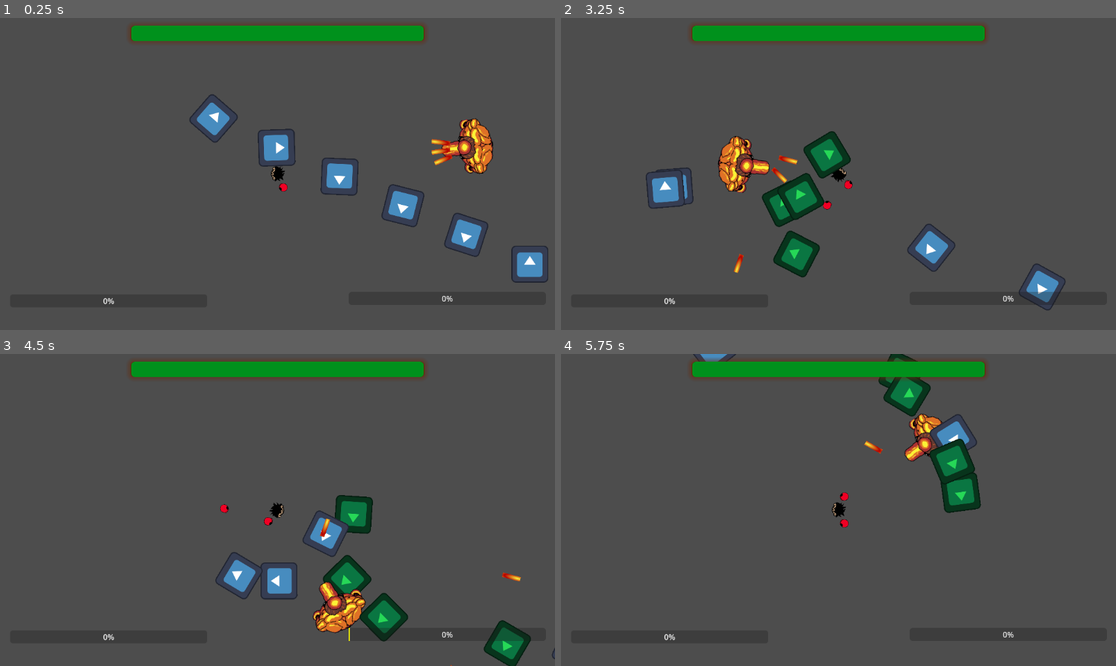
Above: before the commit, frames 1-4 (two rows, left to right).
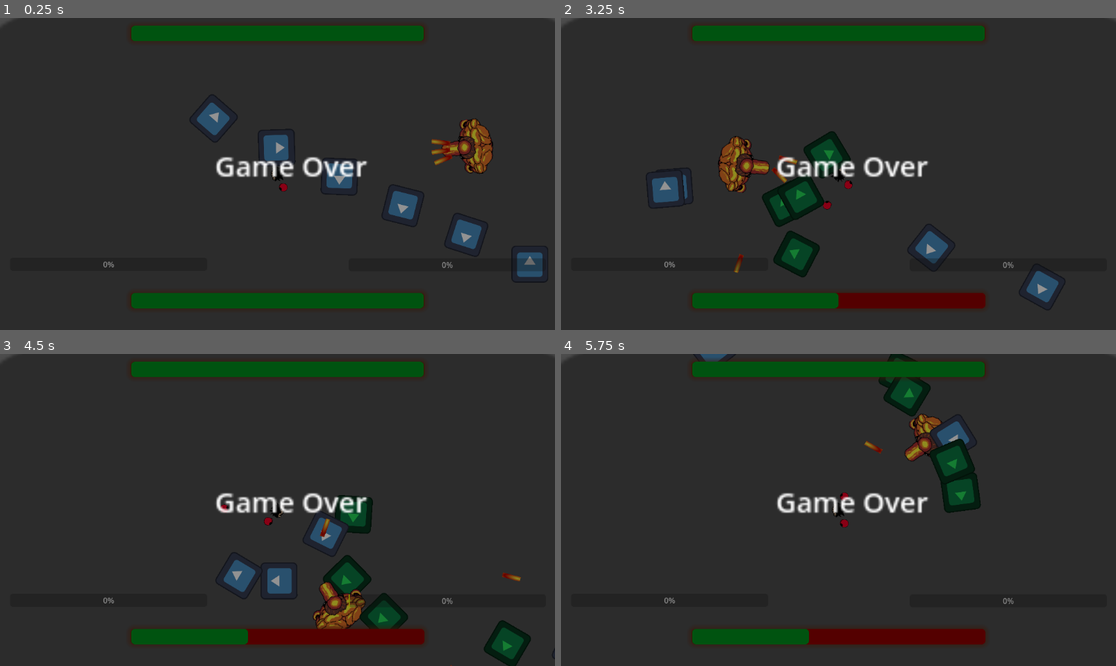
Above: after the commit, the same moments.

Repository: czarekdupa/BigMode-Game
Game: Godot game, scene res://Levels/Czarek_Test_Level.tscn
Two runs of this game, one before a commit and one after it. Both use one fixed random seed, a clock stepped at 60 frames per second and the inputs below. The engine's default icon, where the game draws it, is replaced by a stand-in: a white triangle on a blue panel in a dark square.
Inputs (mouse positions are in pixels of both pictures, inside the frame that each line leads up to):
- Up to frame 1 (0.25 s): no input
- Up to frame 2 (3.25 s): move the mouse to (960, 158) at 0.52 s; hold D (right) 0.53-1.28 s; click (960, 158) at 0.6 s; move the mouse to (727, 189) at 1.27 s; hold S (down) 1.28-2.03 s; right-click (727, 189) at 1.35 s; move the mouse to (894, 105) at 2.02 s; hold D (right) 2.03-2.78 s; click (894, 105) at 2.1 s; move the mouse to (810, 236) at 2.77 s; hold Up (up) from 2.78 s (still down); right-click (810, 236) at 2.85 s
- Up to frame 3 (4.5 s): move the mouse to (444, 556) at 3.52 s; release Up (up) at 3.53 s; hold Left (left) from 3.53 s (still down); click (444, 556) at 3.6 s; move the mouse to (111, 463) at 4.27 s; right-click (111, 463) at 4.35 s
- Up to frame 4 (5.75 s): move the mouse to (866, 510) at 5.02 s; release Left (left) at 5.03 s; hold S (down) from 5.03 s (still down); click (866, 510) at 5.1 s

The runs differ from the first frame. In frame 1, 97% of the frame differs, in the area x 0-100%, y 0-100%; in frame 2, 96%; in frame 3, 97%; in frame 4, 96%.

Commit message:
player healthbar

Diff:
--- a/project-power/Player/player.gd
+++ b/project-power/Player/player.gd
@@ -21,9 +21,13 @@
 @export_group("Projectiles")
 @export var projectile_scene = PackedScene
 
+@onready var health_bar = $CanvasLayer/Health_Bar
+
 func _ready() -> void:
 	$CanvasLayer/l_progressBar.max_value = max_power
 	$CanvasLayer/r_progressBar2.max_value = max_power
+	health_bar.max_value = hp
+	health_bar.value = hp
 
 func _physics_process(delta: float) -> void:
 
@@ -101,6 +105,7 @@
 
 func take_damage(amount):
 	hp -= amount
+	health_bar.value -= damage
 	print("current hp " + str(hp))
 	set_modulate("red")
 
--- a/project-power/Player/player.tscn
+++ b/project-power/Player/player.tscn
@@ -1,10 +1,11 @@
-[gd_scene load_steps=15 format=3 uid="uid://7qao3jj0h4du"]
+[gd_scene load_steps=18 format=3 uid="uid://7qao3jj0h4du"]
 
 [ext_resource type="Script" path="res://Player/player.gd" id="1_6vd06"]
 [ext_resource type="Texture2D" uid="uid://k3sps8ntwd8b" path="res://Player/Player_Sprite.png" id="2_s3k6a"]
 [ext_resource type="PackedScene" uid="uid://cydjhi0cnkrs0" path="res://Enemies/player_fire_projectile.tscn" id="2_sc4jp"]
 [ext_resource type="Texture2D" uid="uid://bog1gsa4u6s3e" path="res://Player/Gloves/Glove_Sprite.png" id="3_nnfv2"]
 [ext_resource type="PackedScene" uid="uid://bt08jjajt7sro" path="res://Enemies/projectile_spawner.tscn" id="4_rfn2t"]
+[ext_resource type="Texture2D" uid="uid://djq5p1jbe5tit" path="res://icon.svg" id="6_6l3tk"]
 
 [sub_resource type="CircleShape2D" id="CircleShape2D_d6yi2"]
 radius = 23.0
@@ -115,6 +116,24 @@
 [sub_resource type="StyleBoxFlat" id="StyleBoxFlat_lnb1h"]
 bg_color = Color(1, 1, 0, 1)
 
+[sub_resource type="StyleBoxFlat" id="StyleBoxFlat_qnt53"]
+bg_color = Color(0.572549, 0, 0, 1)
+corner_radius_top_left = 8
+corner_radius_top_right = 8
+corner_radius_bottom_right = 8
+corner_radius_bottom_left = 8
+expand_margin_left = 1.0
+expand_margin_right = 1.0
+shadow_color = Color(0.403922, 0.172549, 0.0627451, 0.529412)
+shadow_size = 10
+
+[sub_resource type="StyleBoxFlat" id="StyleBoxFlat_636en"]
+bg_color = Color(7.58059e-06, 0.566948, 0.111356, 1)
+corner_radius_top_left = 8
+corner_radius_top_right = 8
+corner_radius_bottom_right = 8
+corner_radius_bottom_left = 8
+
 [node name="Player" type="CharacterBody2D" groups=["player"]]
 collision_mask = 12
 motion_mode = 1
@@ -187,18 +206,51 @@
 
 [node name="l_progressBar" type="ProgressBar" parent="CanvasLayer"]
 offset_left = 21.0
-offset_top = 574.0
+offset_top = 498.0
 offset_right = 430.0
-offset_bottom = 601.0
+offset_bottom = 525.0
 theme_override_styles/fill = SubResource("StyleBoxFlat_iytym")
 value = 50.0
 
 [node name="r_progressBar2" type="ProgressBar" parent="CanvasLayer"]
 offset_left = 724.0
-offset_top = 569.0
+offset_top = 499.0
 offset_right = 1133.0
-offset_bottom = 596.0
+offset_bottom = 526.0
 theme_override_styles/fill = SubResource("StyleBoxFlat_lnb1h")
+
+[node name="Health_Bar" type="ProgressBar" parent="CanvasLayer"]
+anchors_preset = 5
+anchor_left = 0.5
+anchor_right = 0.5
+offset_left = -304.0
+offset_top = 571.0
+offset_right = 304.0
+offset_bottom = 603.0
+grow_horizontal = 2
+size_flags_horizontal = 4
+theme_override_styles/background = SubResource("StyleBoxFlat_qnt53")
+theme_override_styles/fill = SubResource("StyleBoxFlat_636en")
+value = 100.0
+show_percentage = false
+
+[node name="GameOverCanvas" type="CanvasLayer" parent="."]
+
+[node name="Sprite2D" type="Sprite2D" parent="GameOverCanvas"]
+self_modulate = Color(0, 0, 0, 0.427451)
+position = Vector2(587, 348)
+scale = Vector2(9.72, 5.68)
+texture = ExtResource("6_6l3tk")
+
+[node name="Label" type="Label" parent="GameOverCanvas"]
+offset_left = 446.0
+offset_top = 262.0
+offset_right = 533.0
+offset_bottom = 285.0
+scale = Vector2(3.88, 3.96)
+theme_override_font_sizes/font_size = 15
+text = "Game Over
+"
 
 [connection signal="area_entered" from="hitbox" to="." method="_on_hitbox_area_entered"]
 [connection signal="body_entered" from="hitbox" to="." method="_on_hitbox_body_entered"]
